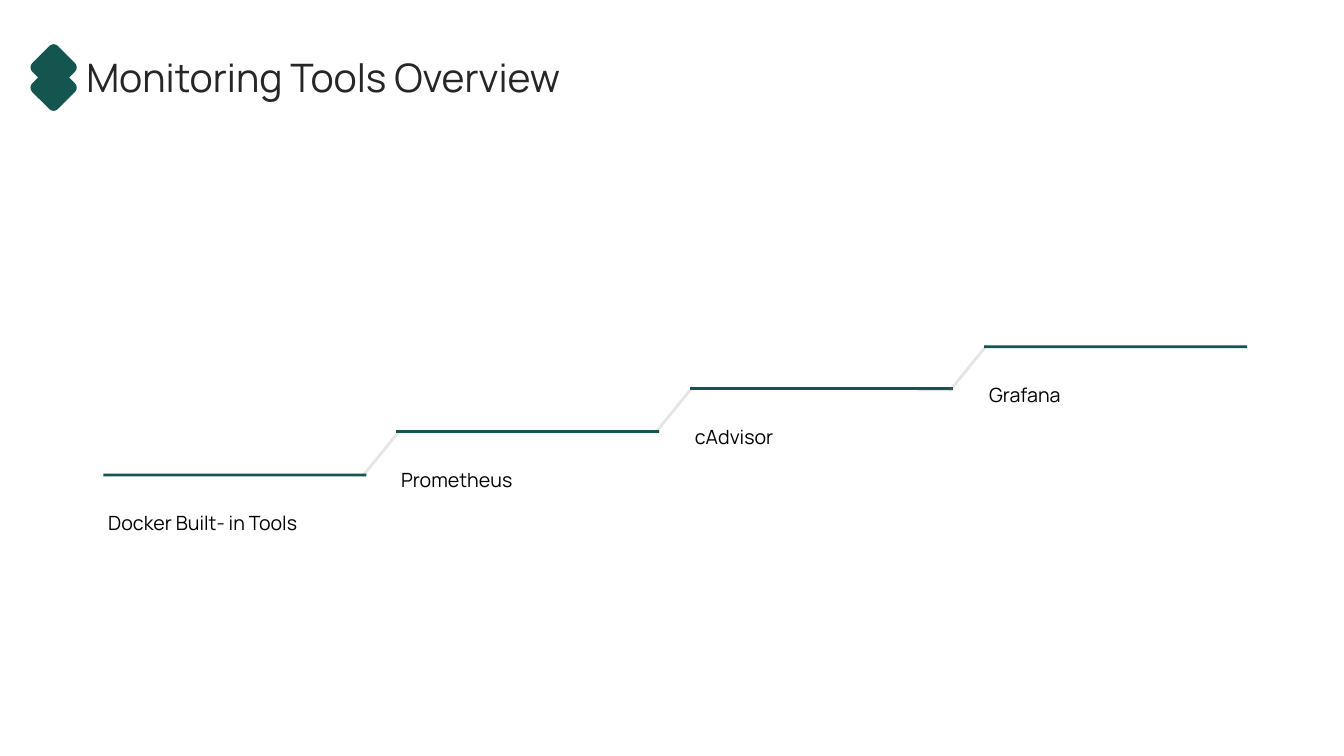
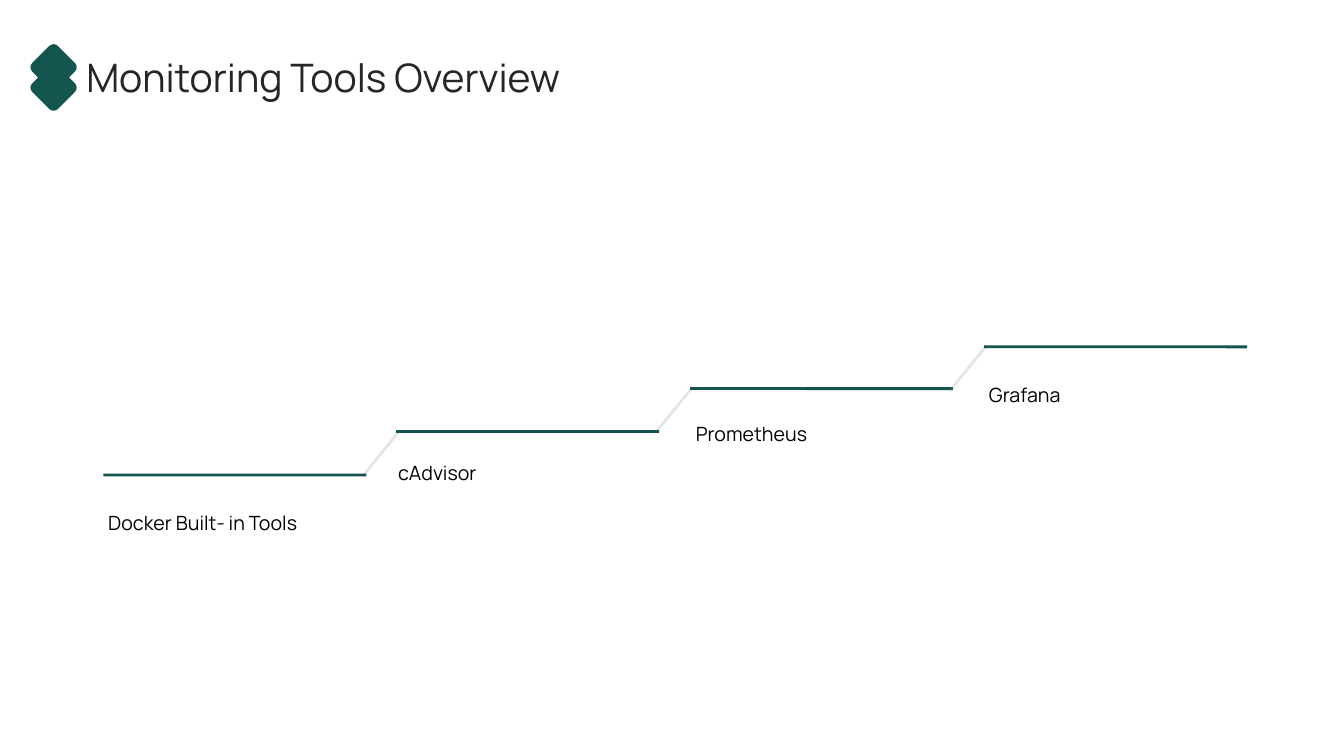
Before and after one commit to karthikasturi/Docker-Advanced, a slide deck: slide 6 of Day03/Docker Monitoring & Logging - Day 3.pptx (slide 7 before the commit). Drawn at 1344x756 pixels with LibreOffice and Linux fonts; fonts in the diff are those of the drawing. Boxes give left, top, right and bottom in pixels: in the first picture for what was removed or moved away, otherwise in the second. Text is boxed around its words. In the diff, an @@ line names an element or a change of style, - is before the commit and + after.

```diff
--- a/Day03/Docker Monitoring & Logging - Day 3.pptx
+++ b/Day03/Docker Monitoring & Logging - Day 3.pptx
@@ text "Prometheus": place and size @@
-text "Prometheus" at (401,473,512,488)
+text "Prometheus" at (696,427,807,442)
@@ text "cAdvisor": place and size @@
-text "cAdvisor" at (695,429,773,445)
+text "cAdvisor" at (398,465,476,481)
```
Also in this commit, not shown: 12 other slides changed, 1 slide removed, 1 other file.
